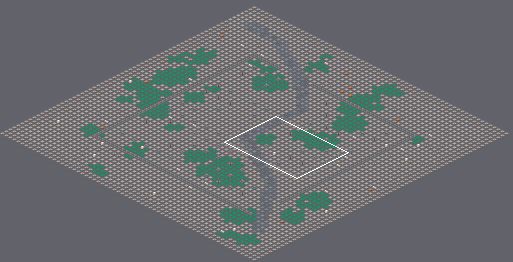
Two states of a Tiled map (JSON), content/areas/wockyard.tmj. The first picture is a wide view before the edit; the outline marks the close-up.
Close-up. First the earlier version:
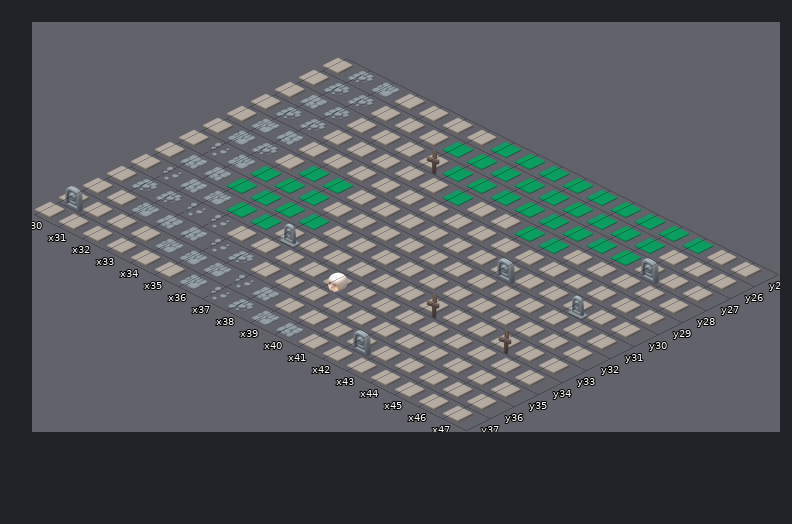
Cells are 192x96 px. Isometric: x runs down to the right, y down to the left. Shown: x 30..47, y 25..37. The commit also changed other parts of the map, which this record leaves out.
Now the later version:
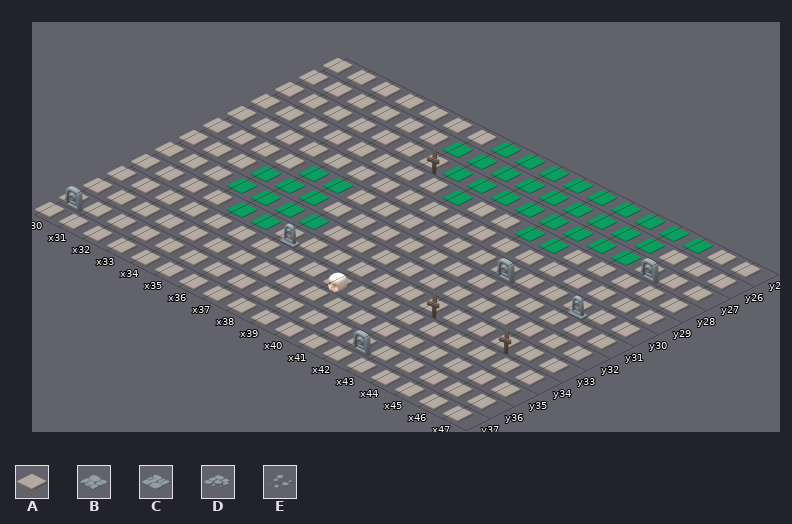
Key: from "kaykit": A 11 "halloween_floor_dirt", B 12 "halloween_path_A", C 13 "halloween_path_B", D 14 "halloween_path_C", E 15 "halloween_path_D".
_ is an empty cell, . an unchanged one.
The edit:
--- layer "floor"
@@ x 31..40 @@
-25 DC........
-26 DD........
-27 BD........
-28 DD........
-29 CB........
-30 CD........
-31 EC........
-32 BB........
-33 EBC.......
-34 DDEE......
-35 .CBBED....
-36 ...CCCEB..
-37 .....CEDCB
+25 AA........
+26 AA........
+27 AA........
+28 AA........
+29 AA........
+30 AA........
+31 AA........
+32 AA........
+33 AAA.......
+34 AAAA......
+35 .AAAAA....
+36 ...AAAAA..
+37 .....AAAAA
Where, in picture pixels (left, top, right, bottom), the same in both close-ups:
changed: (131, 69, 401, 339)
